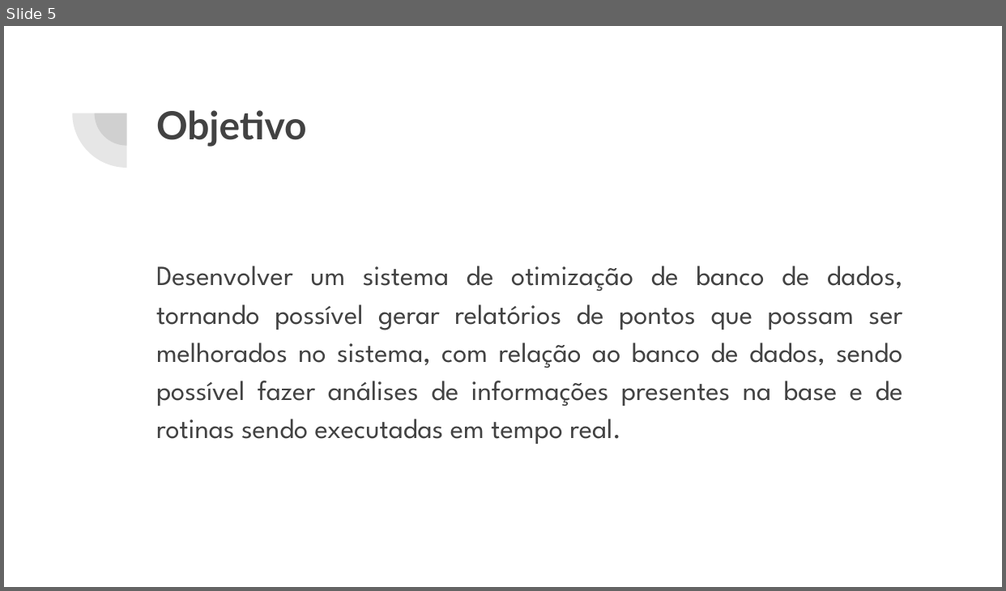
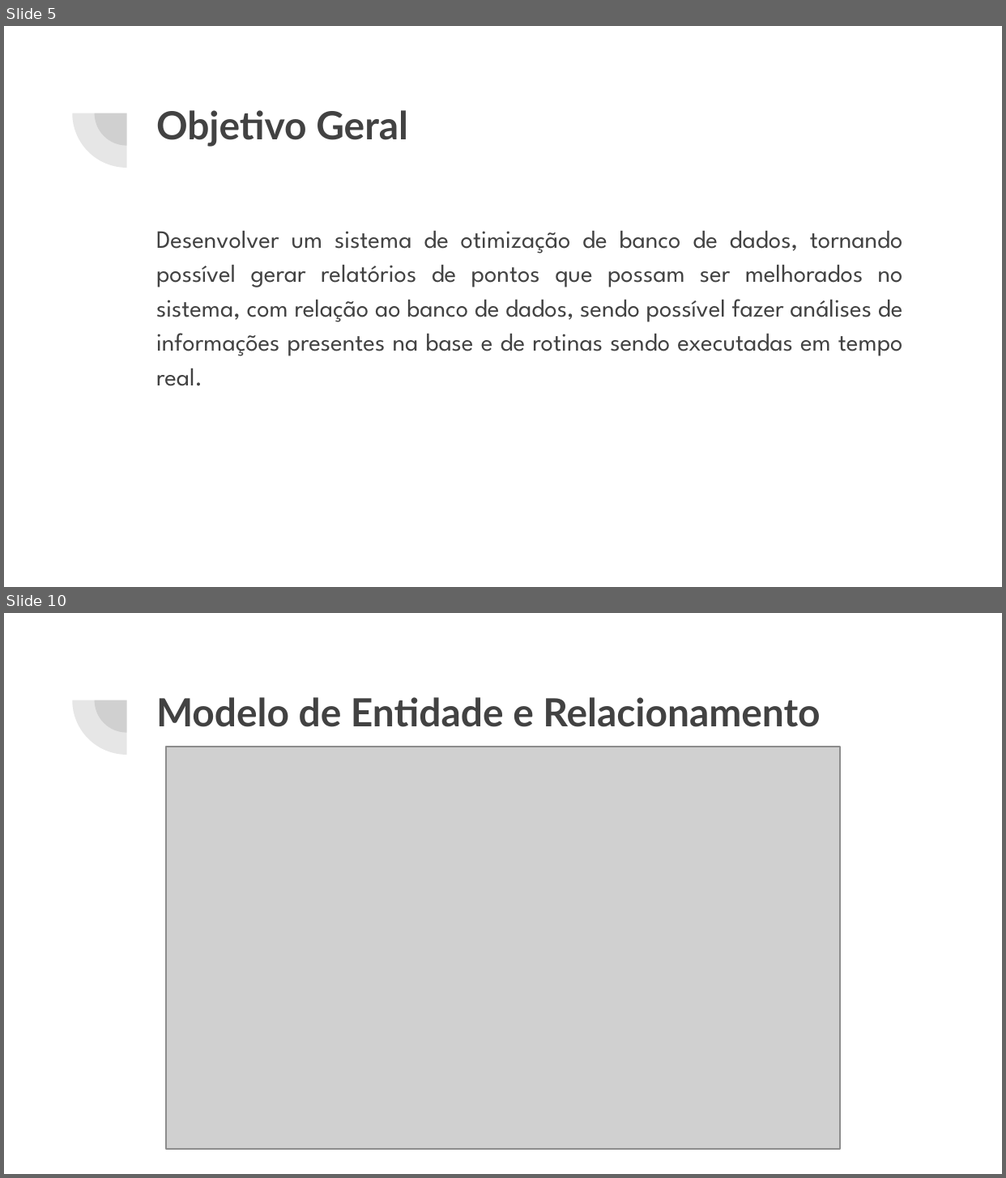
Before and after one commit to adrianhideki/sindex, a slide deck: docs/Apresentação TCC.pptx. Shown one above the other, each under a label of ours: slide 5 before the commit, slides 5 and 10 after it; the slides between them are not shown. The pictures are 1006x591 and 1006x1178 pixels, drawn with LibreOffice and Linux fonts; fonts in the diff are those of the drawing; grey boxes stand for pictures. Boxes give left, top, right and bottom in pixels: in the first picture for what was removed or moved away, otherwise in the second. Text is boxed around its words. In the diff, an @@ line names an element or a change of style, - is before the commit and + after.

```diff
--- a/docs/Apresentação TCC.pptx
+++ b/docs/Apresentação TCC.pptx
@@ slide 10 added at <box>4,613,1002,1174</box>, background #FFFFFF; not listed: 2 template elements that a slide beside it also shows @@
@@ title added at <box>156,697,820,727</box>, 28 pt, text #424242, bold @@
+Modelo de Entidade e Relacionamento
@@ picture added at <box>166,747,839,1150</box> @@
@@ slide 5 changed as well @@
@@ title at <box>156,110,408,147</box>: text changed @@
-Objetivo
+Objetivo Geral
@@ text "Desenvolver um sistema de otimização ...": place and size @@
-text "Desenvolver um sistema de otimização ..." at <box>156,266,903,444</box>
+text "Desenvolver um sistema de otimização ..." at <box>156,231,903,386</box>
@@ text "Desenvolver um sistema de otimização ..." at <box>156,231,903,386</box>: size 20 to 18 pt @@
```
Also in this commit, not shown: 4 other slides changed, 7 other slides added, 1 other file.
